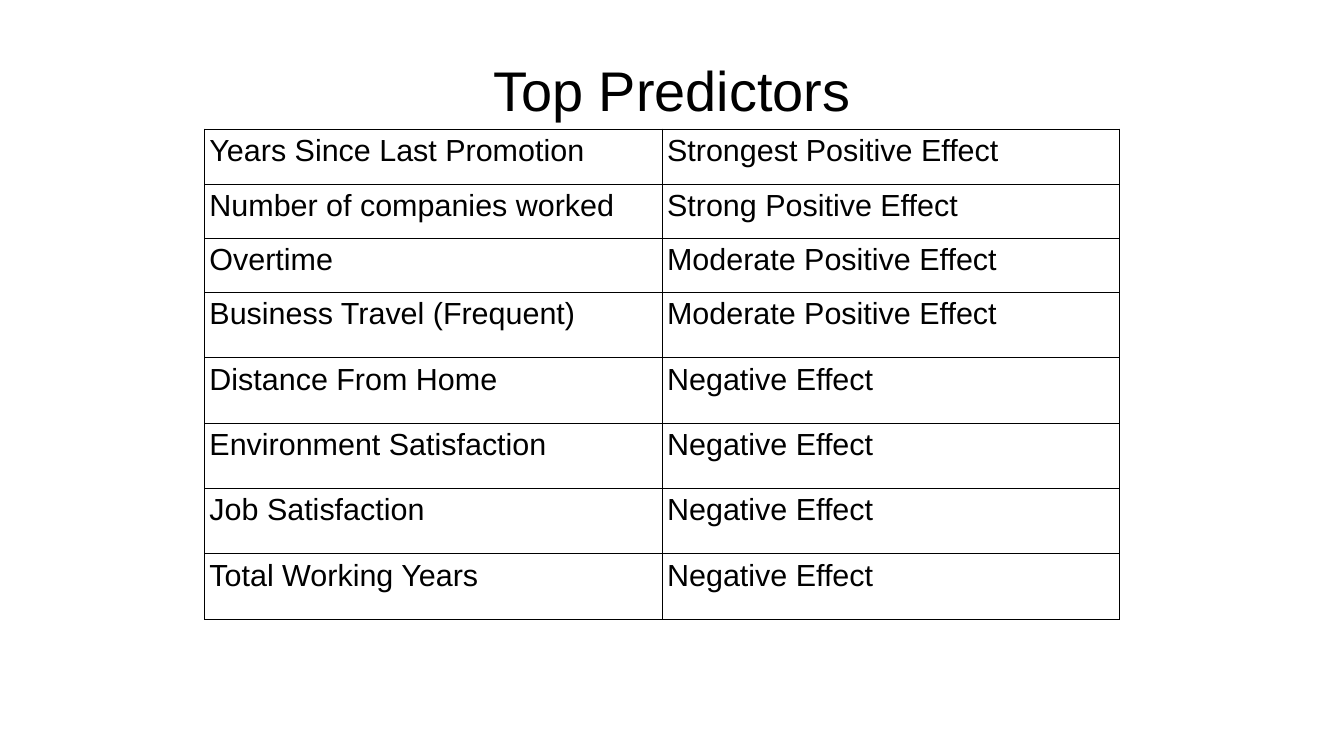
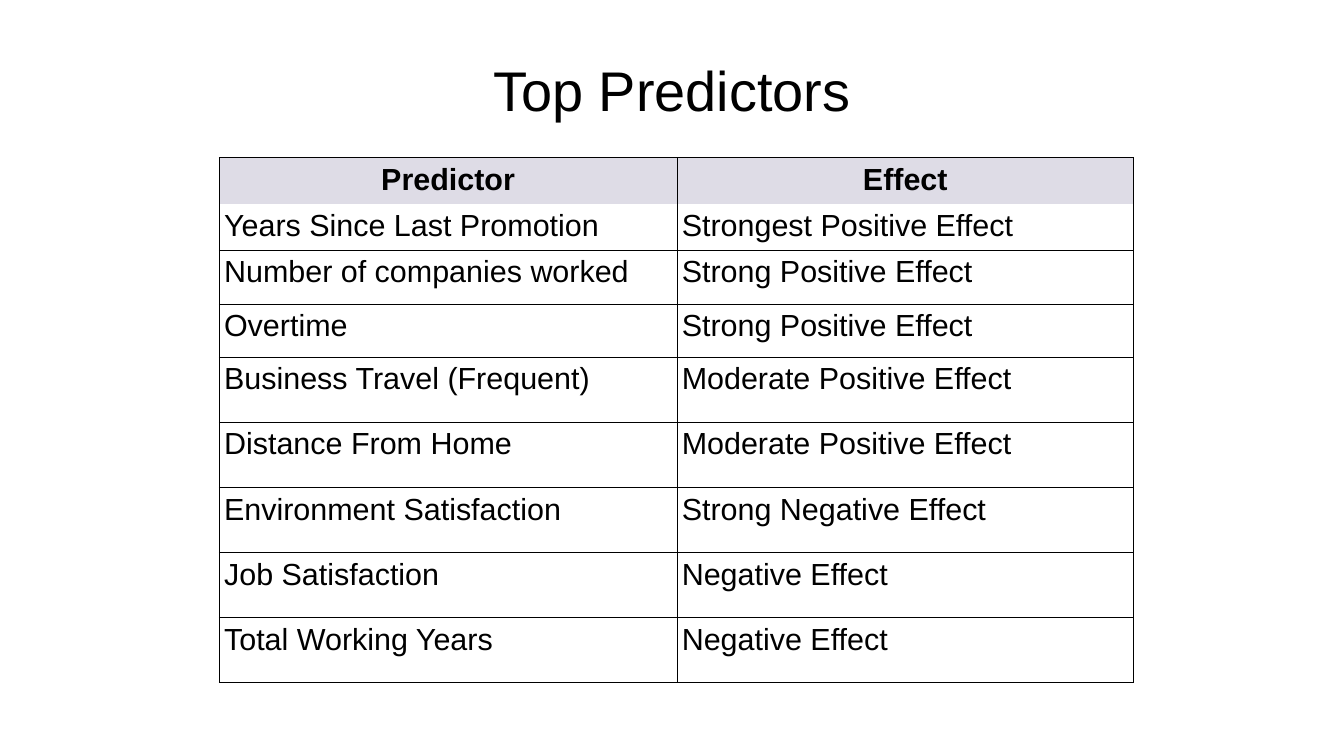
Before and after one commit to sbowler/project-one, a slide deck: slide 18 of presentations/project2_presentation.pptx (slide 16 before the commit). Drawn at 1344x756 pixels with LibreOffice and Linux fonts; fonts in the diff are those of the drawing; background and template pictures are left out. Boxes give left, top, right and bottom in pixels: in the first picture for what was removed or moved away, otherwise in the second. Text is boxed around its words. In the diff, an @@ line names an element or a change of style, - is before the commit and + after.

```diff
--- a/presentations/project2_presentation.pptx
+++ b/presentations/project2_presentation.pptx
@@ table at [220,157,1134,659] @@
+row 1: Predictor | Effect
-row 4, column 2: Moderate Positive Effect
+row 4, column 2: Strong Positive Effect
-row 6, column 2: Negative Effect
+row 6, column 2: Moderate Positive Effect
-row 7, column 2: Negative Effect
+row 7, column 2: Strong Negative Effect
@@ table: place and size @@
-table at [205,129,1120,620]
+table at [220,157,1134,659]
```
Also in this commit, not shown: 7 other slides changed, 5 slides added.
